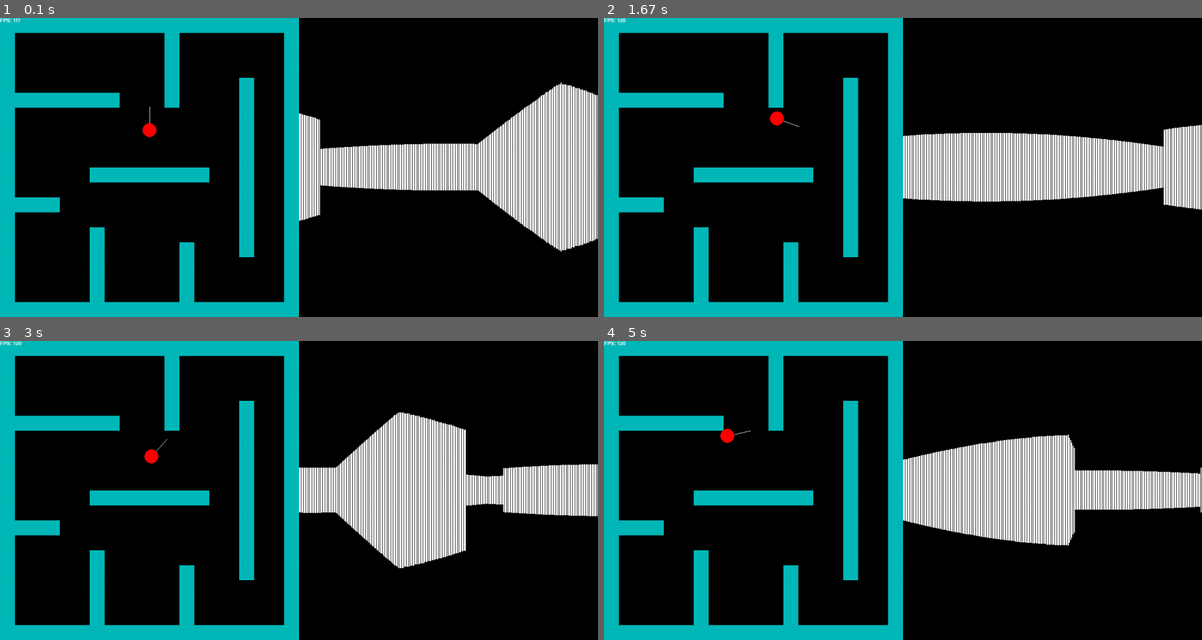
Above: before the commit, frames 1-4 (two rows, left to right).
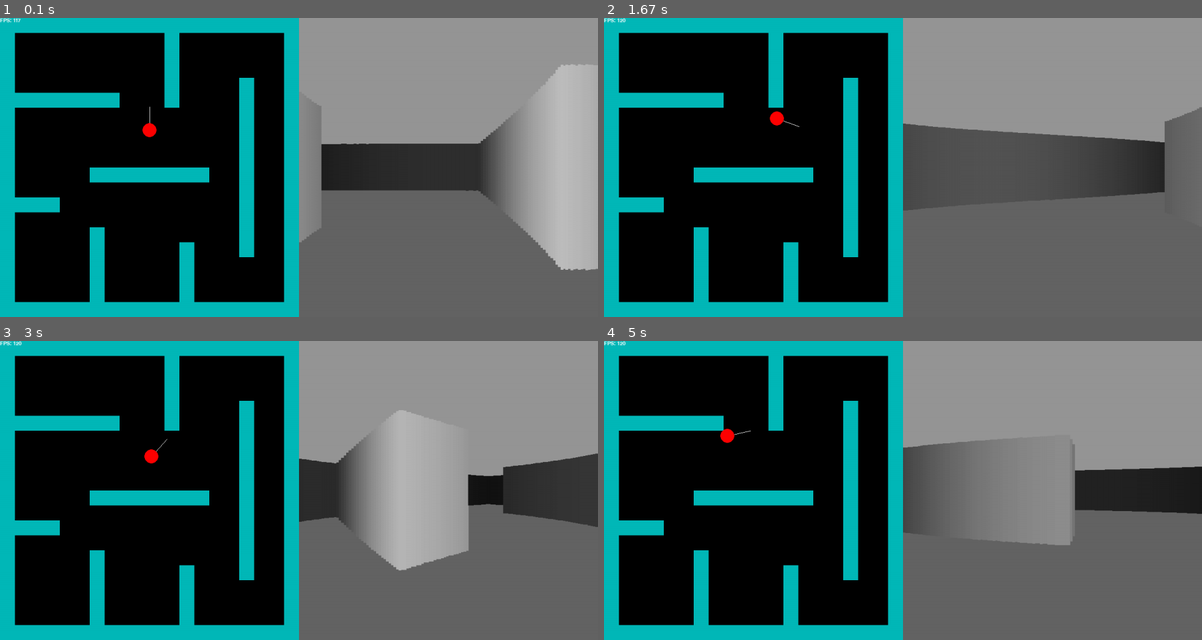
Above: after the commit, the same moments.

Repository: natyavidhan/pygame-raycaster-thingy
Game: pygame game, started from main.py
Two runs of this game, one before a commit and one after it. Both use one fixed random seed, a clock stepped at 60 frames per second and the inputs below.
Inputs:
- Up to frame 1 (0.1 s): no input
- Up to frame 2 (1.67 s): hold D 0.33-0.8 s; hold W 0.83-1.3 s; hold D from 1.33 s (still down)
- Up to frame 3 (3 s): release D at 1.8 s; hold A 1.83-2.37 s; hold S 2.4-2.87 s; hold A from 2.9 s (still down)
- Up to frame 4 (5 s): release A at 3.37 s; hold W 3.4-3.87 s; hold D 3.9-4.53 s; hold S from 4.57 s (still down)

The runs differ from the first frame. In frame 1, 49% of the frame differs, in the area x 50-100%, y 0-100%; in frame 2, 49%; in frame 3, 49%; in frame 4, 49%.

Commit message:
fixed fisheye and added depth display

Diff:
--- a/main.py
+++ b/main.py
@@ -32,7 +32,7 @@
         self.speed = 1
         self.fov = math.pi / 2
         self.max_depth = 640
-        self.casted_rays = 250
+        self.casted_rays = 120
 
     def draw(self):
         pygame.draw.line(
@@ -55,10 +55,12 @@
             # pygame.draw.line(screen, (255, 255, 255), (self.x, self.y), (x, y), 1)
             start_angle += self.fov / self.casted_rays
 
-            wall_height = 21000 / depth + 0.0001
-            SCALE = (640 ) / self.casted_rays
-            pygame.draw.rect(screen, (255, 255, 255), (640 + ray * SCALE, (640 / 2) - wall_height / 2,
-                SCALE, wall_height))
+            color = 255 / (1 + depth * depth * 0.0001)
+            depth *= math.cos(self.angle - start_angle)
+            wall_height = 21000 / depth
+            SCALE = (640) / self.casted_rays
+            pygame.draw.rect(screen, (color, color, color), (640 + ray * SCALE, (640 / 2) - wall_height / 2,
+                SCALE+1, wall_height))
 
 
 player = Player(320, 240)
@@ -106,6 +108,8 @@
     )
 
     player.draw()
+    pygame.draw.rect(screen, (150, 150, 150), (640, 0, 640, 320))
+    pygame.draw.rect(screen, (100, 100, 100), (640, 320, 640, 320))
     player.cast_rays()
 
     pygame.display.flip()
